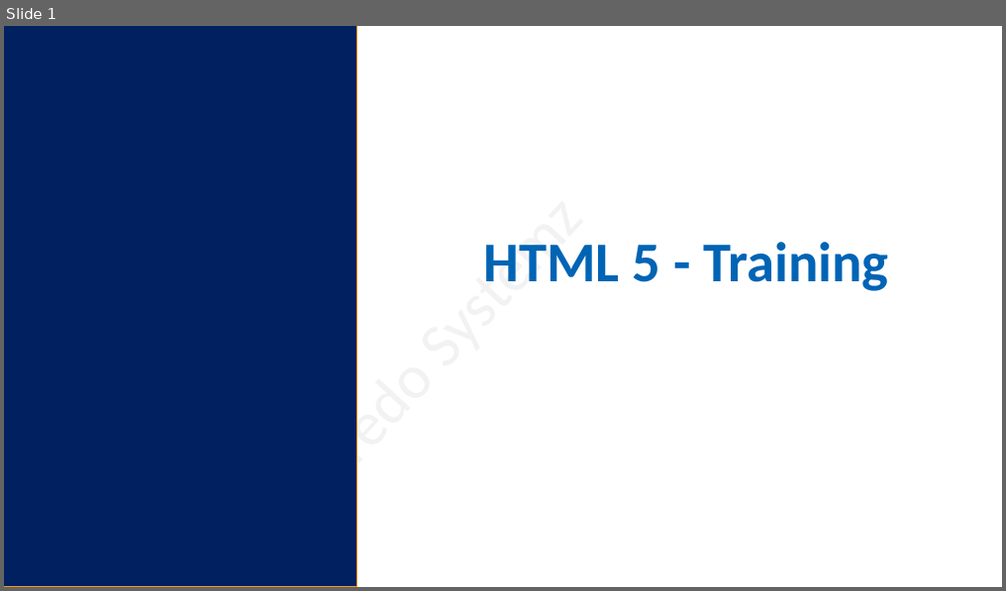
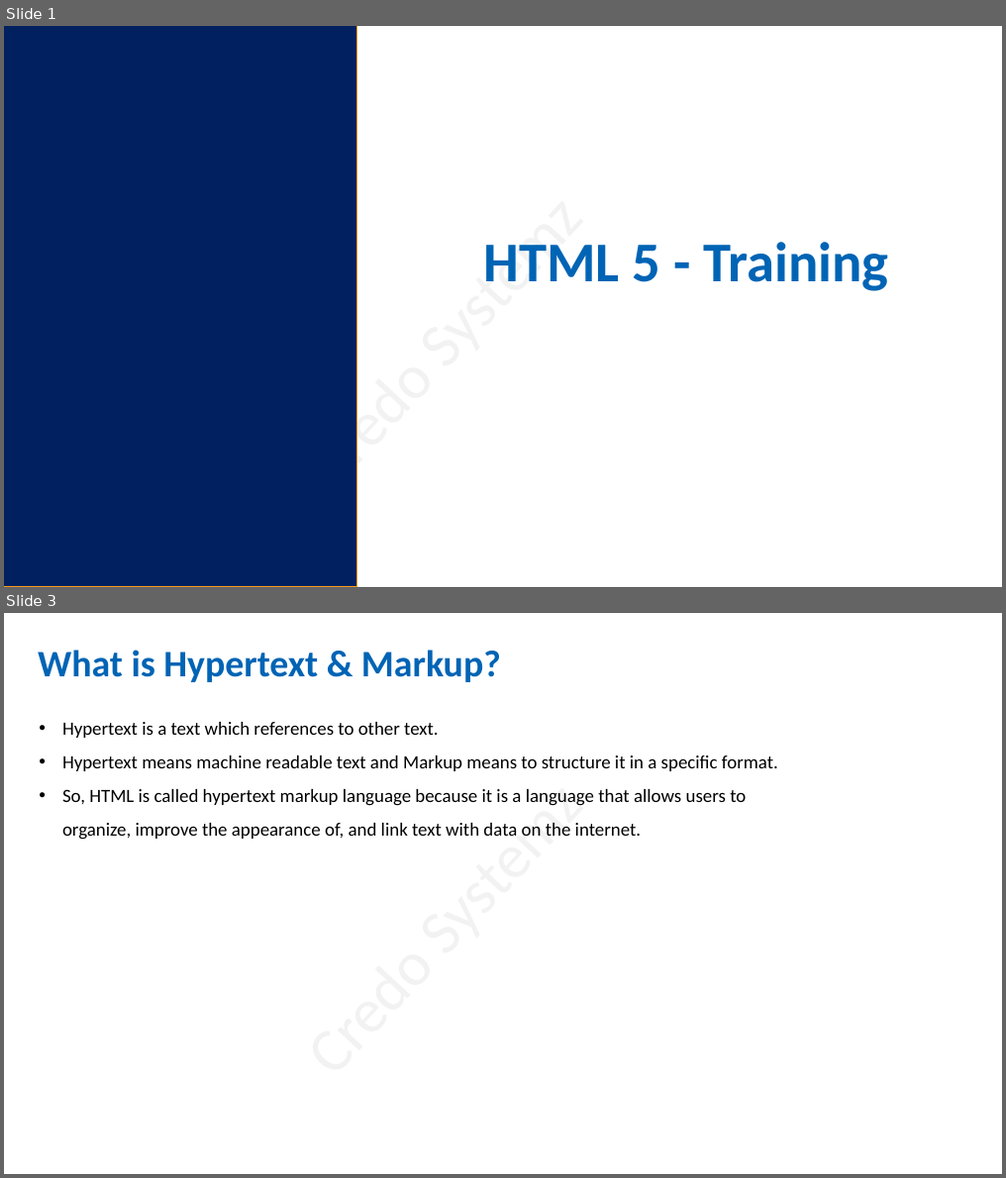
Before and after one commit to salman3009/newtownJuneBatch, a slide deck: June_Batch/16-06-22/html_16_06_22.pptx. Shown one above the other, each under a label of ours: slide 1 before the commit, slides 1 and 3 after it; the slides between them are not shown. The pictures are 1006x591 and 1006x1178 pixels, drawn with LibreOffice and Linux fonts; fonts in the diff are those of the drawing. Boxes give left, top, right and bottom in pixels: in the first picture for what was removed or moved away, otherwise in the second. Text is boxed around its words. In the diff, an @@ line names an element or a change of style, - is before the commit and + after.

```diff
--- a/June_Batch/16-06-22/html_16_06_22.pptx
+++ b/June_Batch/16-06-22/html_16_06_22.pptx
@@ slide 3 added at (4, 613, 1002, 1174), background #FFFFFF; not listed: 1 template element that a slide beside it also shows @@
@@ text added at (38, 650, 501, 682), 36 pt, text #0064B5, bold @@
+What is Hypertext & Markup?
@@ text added at (62, 722, 778, 840), 18 pt, text #000000 @@
+• Hypertext is a text which references to other text.
+• Hypertext means machine readable text and Markup means to structure it in a specific format.
+• So, HTML is called hypertext markup language because it is a language that allows users to organize, improve the appearance of, and link text with data on the internet.
```
Also in this commit, not shown: 1 slide changed, 22 other slides added, 5 slides removed, 2 other files.
